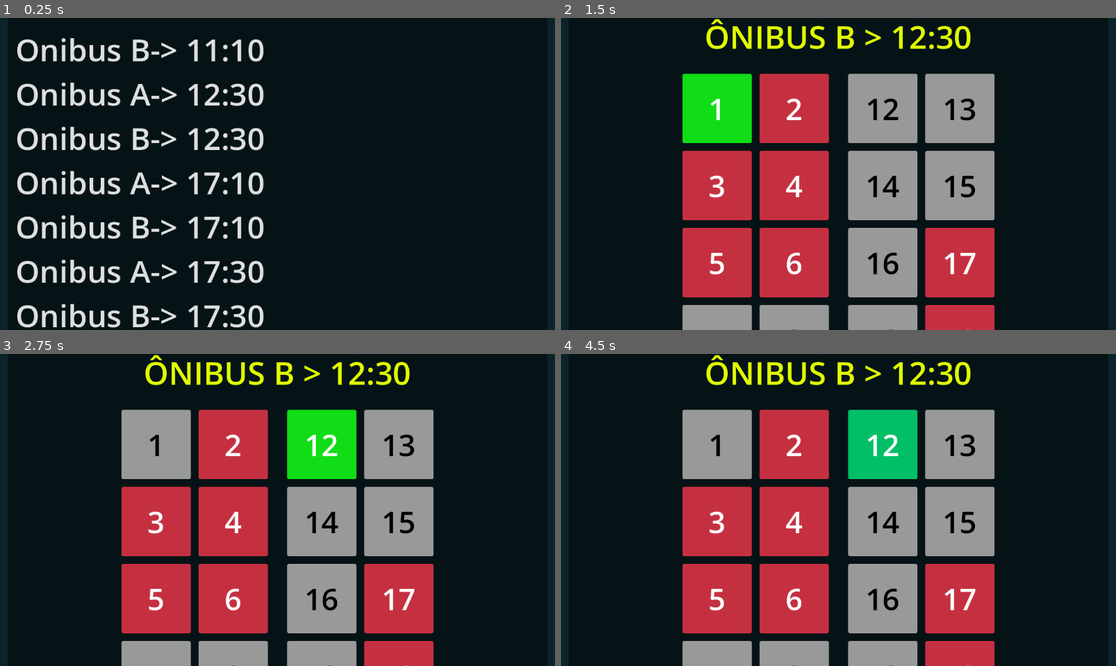
Above: before the commit, frames 1-4 (two rows, left to right).
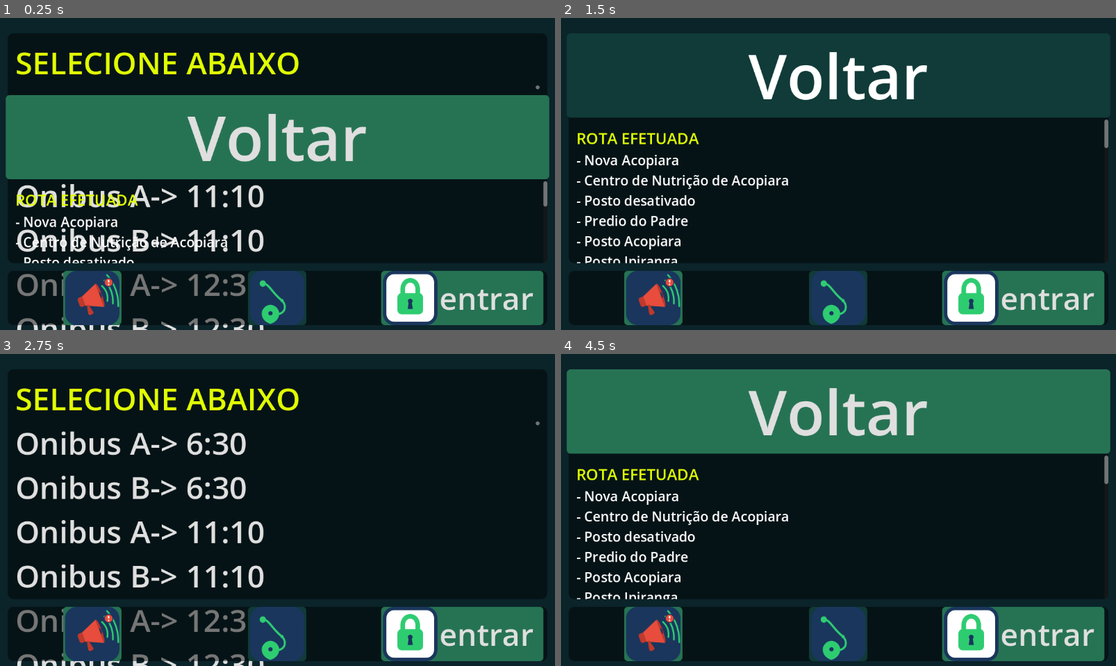
Above: after the commit, the same moments.

Repository: DOGamedev5/IHCRotasIFCE
Game: Godot game, scene res://src/mobileMain/main.tscn
Same seed, same stepped clock (60 frames per second), same inputs: the game is played once before the commit and once after it. This scene is started directly instead of the project's main scene.
Inputs (mouse positions are in pixels of both pictures, inside the frame that each line leads up to):
- Up to frame 1 (0.25 s): no input
- Up to frame 2 (1.5 s): click (838, 136) at 0.5 s, where only the run after the commit has a clickable "Voltar"; click (716, 108) at 1.25 s, where only the run before the commit has a clickable "1"
- Up to frame 3 (2.75 s): click (321, 444) at 2 s, where only the run before the commit has a clickable "12"
- Up to frame 4 (4.5 s): click (838, 441) at 2.75 s, where only the run after the commit has a clickable "Onibus A-> 6:30"; click (655, 634) at 3.52 s; click (838, 634) at 4.27 s

The runs differ from the first frame. In frame 1, 45% of the frame differs, in the area x 1-99%, y 6-100%; in frame 2, 65%; in frame 3, 50%; in frame 4, 65%, in the area x 1-99%, y 0-100%.
Error in both runs: Invalid call. Nonexistent function 'isAluno' in base 'Control (main.gd)'. (res://src/reservasVisualize/acentos.gd:30)

Commit message:
added scroll

Diff:
--- a/src/desktopMain/main.tscn
+++ b/src/desktopMain/main.tscn
@@ -206,11 +206,12 @@
 size_flags_vertical = 3
 theme_override_styles/panel = SubResource("StyleBoxFlat_7dm0k")
 
-[node name="rotasInfo" type="HBoxContainer" parent="MarginContainer/VBoxContainer/visualize" unique_id=1520495363 node_paths=PackedStringArray("buttonListNode", "reservarAcentos")]
+[node name="rotasInfo" type="HBoxContainer" parent="MarginContainer/VBoxContainer/visualize" unique_id=1520495363 node_paths=PackedStringArray("buttonListNode", "reservarAcentos", "rotaLabel")]
 layout_mode = 2
 script = ExtResource("2_0xm2m")
-buttonListNode = NodePath("margin/VBoxContainer/list")
+buttonListNode = NodePath("margin/VBoxContainer/ScrollContainer/list")
 reservarAcentos = NodePath("acentos")
+rotaLabel = NodePath("rotaInfo/info/rota")
 
 [node name="margin" type="MarginContainer" parent="MarginContainer/VBoxContainer/visualize/rotasInfo" unique_id=635051732]
 layout_mode = 2
@@ -230,8 +231,15 @@
 text = "selecione abaixo:"
 uppercase = true
 
-[node name="list" type="VBoxContainer" parent="MarginContainer/VBoxContainer/visualize/rotasInfo/margin/VBoxContainer" unique_id=283445893]
-layout_mode = 2
+[node name="ScrollContainer" type="ScrollContainer" parent="MarginContainer/VBoxContainer/visualize/rotasInfo/margin/VBoxContainer" unique_id=631505906]
+layout_mode = 2
+size_flags_vertical = 3
+horizontal_scroll_mode = 0
+
+[node name="list" type="VBoxContainer" parent="MarginContainer/VBoxContainer/visualize/rotasInfo/margin/VBoxContainer/ScrollContainer" unique_id=283445893]
+layout_mode = 2
+size_flags_horizontal = 3
+size_flags_vertical = 3
 
 [node name="ColorRect" type="VSeparator" parent="MarginContainer/VBoxContainer/visualize/rotasInfo" unique_id=817595376]
 layout_mode = 2
--- a/src/mobileMain/main.tscn
+++ b/src/mobileMain/main.tscn
@@ -154,11 +154,13 @@
 size_flags_vertical = 3
 theme_override_styles/panel = SubResource("StyleBoxFlat_7dm0k")
 
-[node name="rotasInfo" type="VBoxContainer" parent="MarginContainer/VBoxContainer/visualize" unique_id=1443815512 node_paths=PackedStringArray("buttonListNode", "reservarAcentos")]
+[node name="rotasInfo" type="VBoxContainer" parent="MarginContainer/VBoxContainer/visualize" unique_id=1443815512 node_paths=PackedStringArray("buttonListNode", "reservarAcentos", "scrollThing", "rotaLabel")]
 layout_mode = 2
 script = ExtResource("2_debxh")
-buttonListNode = NodePath("margin/VBoxContainer/list")
-reservarAcentos = NodePath("acentos")
+buttonListNode = NodePath("margin/VBoxContainer/ScrollContainer/list")
+reservarAcentos = NodePath("ScrollContainer/VBoxContainer/acentos")
+scrollThing = NodePath("ScrollContainer")
+rotaLabel = NodePath("ScrollContainer/VBoxContainer/rotaInfo/info/rota")
 
 [node name="margin" type="MarginContainer" parent="MarginContainer/VBoxContainer/visualize/rotasInfo" unique_id=635051732]
 layout_mode = 2
@@ -173,15 +175,23 @@
 [node name="Label" type="Label" parent="MarginContainer/VBoxContainer/visualize/rotasInfo/margin/VBoxContainer" unique_id=906347056]
 layout_mode = 2
 theme_override_colors/font_color = Color(0.8833333, 1, 0, 1)
-theme_override_font_sizes/font_size = 32
+theme_override_font_sizes/font_size = 64
 text = "SELECIONE ABAIXO"
 uppercase = true
 
-[node name="list" type="VBoxContainer" parent="MarginContainer/VBoxContainer/visualize/rotasInfo/margin/VBoxContainer" unique_id=283445893]
-layout_mode = 2
+[node name="ScrollContainer" type="ScrollContainer" parent="MarginContainer/VBoxContainer/visualize/rotasInfo/margin/VBoxContainer" unique_id=1373409691]
+clip_contents = false
+layout_mode = 2
+size_flags_vertical = 3
+scroll_horizontal_custom_step = 0.0
+horizontal_scroll_mode = 0
+
+[node name="list" type="VBoxContainer" parent="MarginContainer/VBoxContainer/visualize/rotasInfo/margin/VBoxContainer/ScrollContainer" unique_id=283445893]
+layout_mode = 2
+size_flags_horizontal = 3
+size_flags_vertical = 3
 
 [node name="voltar" type="Button" parent="MarginContainer/VBoxContainer/visualize/rotasInfo" unique_id=2117136393]
-visible = false
 custom_minimum_size = Vector2(0, 32)
 layout_mode = 2
 size_flags_vertical = 4
@@ -194,8 +204,16 @@
 toggle_mode = true
 text = "Voltar"
 
-[node name="rotaInfo" type="MarginContainer" parent="MarginContainer/VBoxContainer/visualize/rotasInfo" unique_id=1953457855]
-visible = false
+[node name="ScrollContainer" type="ScrollContainer" parent="MarginContainer/VBoxContainer/visualize/rotasInfo" unique_id=1885232938]
+layout_mode = 2
+size_flags_vertical = 3
+
+[node name="VBoxContainer" type="VBoxContainer" parent="MarginContainer/VBoxContainer/visualize/rotasInfo/ScrollContainer" unique_id=820719457]
+layout_mode = 2
+size_flags_horizontal = 3
+size_flags_vertical = 3
+
+[node name="rotaInfo" type="MarginContainer" parent="MarginContainer/VBoxContainer/visualize/rotasInfo/ScrollContainer/VBoxContainer" unique_id=1953457855]
 layout_mode = 2
 size_flags_horizontal = 3
 theme_override_constants/margin_left = 16
@@ -203,17 +221,17 @@
 theme_override_constants/margin_right = 16
 theme_override_constants/margin_bottom = 16
 
-[node name="info" type="VBoxContainer" parent="MarginContainer/VBoxContainer/visualize/rotasInfo/rotaInfo" unique_id=1976261396]
-layout_mode = 2
-
-[node name="Label" type="Label" parent="MarginContainer/VBoxContainer/visualize/rotasInfo/rotaInfo/info" unique_id=350351431]
+[node name="info" type="VBoxContainer" parent="MarginContainer/VBoxContainer/visualize/rotasInfo/ScrollContainer/VBoxContainer/rotaInfo" unique_id=1976261396]
+layout_mode = 2
+
+[node name="Label" type="Label" parent="MarginContainer/VBoxContainer/visualize/rotasInfo/ScrollContainer/VBoxContainer/rotaInfo/info" unique_id=350351431]
 layout_mode = 2
 theme_override_colors/font_color = Color(0.8833333, 1, 0, 1)
 theme_override_font_sizes/font_size = 32
 text = "ROTA EFETUADA"
 uppercase = true
 
-[node name="rota" type="Label" parent="MarginContainer/VBoxContainer/visualize/rotasInfo/rotaInfo/info" unique_id=982777317]
+[node name="rota" type="Label" parent="MarginContainer/VBoxContainer/visualize/rotasInfo/ScrollContainer/VBoxContainer/rotaInfo/info" unique_id=982777317]
 layout_mode = 2
 theme_override_font_sizes/font_size = 28
 text = "- Nova Acopiara
@@ -223,8 +241,7 @@
 - Posto Acopiara
 - Nossa Senhora Aparecida"
 
-[node name="acentos" parent="MarginContainer/VBoxContainer/visualize/rotasInfo" unique_id=1835582175 instance=ExtResource("3_y6j25")]
-visible = false
+[node name="acentos" parent="MarginContainer/VBoxContainer/visualize/rotasInfo/ScrollContainer/VBoxContainer" unique_id=1835582175 instance=ExtResource("3_y6j25")]
 layout_mode = 2
 
 [node name="avisos" type="MarginContainer" parent="MarginContainer/VBoxContainer/visualize" unique_id=1783114629]
--- a/src/rotasInfo.gd
+++ b/src/rotasInfo.gd
@@ -20,6 +20,7 @@
 @onready var buttonListReference := []
 
 @export var reservarAcentos : Control
+@export var scrollThing : Control
 
 @onready var rotasOnibus := {
 	"A" : [
@@ -44,7 +45,7 @@
 	]
 }
 
-@onready var rotaLabel := $rotaInfo/info/rota
+@export var rotaLabel : Label
 
 # Called when the node enters the scene tree for the first time.
 func _ready() -> void:
@@ -78,9 +79,10 @@
 func changeMobileMode(rotaList : bool):
 	if ProjectSettings.get("global/isMobile"):
 		$margin.visible = rotaList
+		if scrollThing: scrollThing.visible = not rotaList
 		$voltar.visible = not rotaList
-		$rotaInfo.visible = not rotaList
-		$acentos.visible = not rotaList
+		#$rotaInfo.visible = not rotaList
+		#$acentos.visible = not rotaList
 
 func _on_voltar_pressed() -> void:
 	changeMobileMode(true)
Not shown, changed: index.html
Not shown, changed: index.pck
